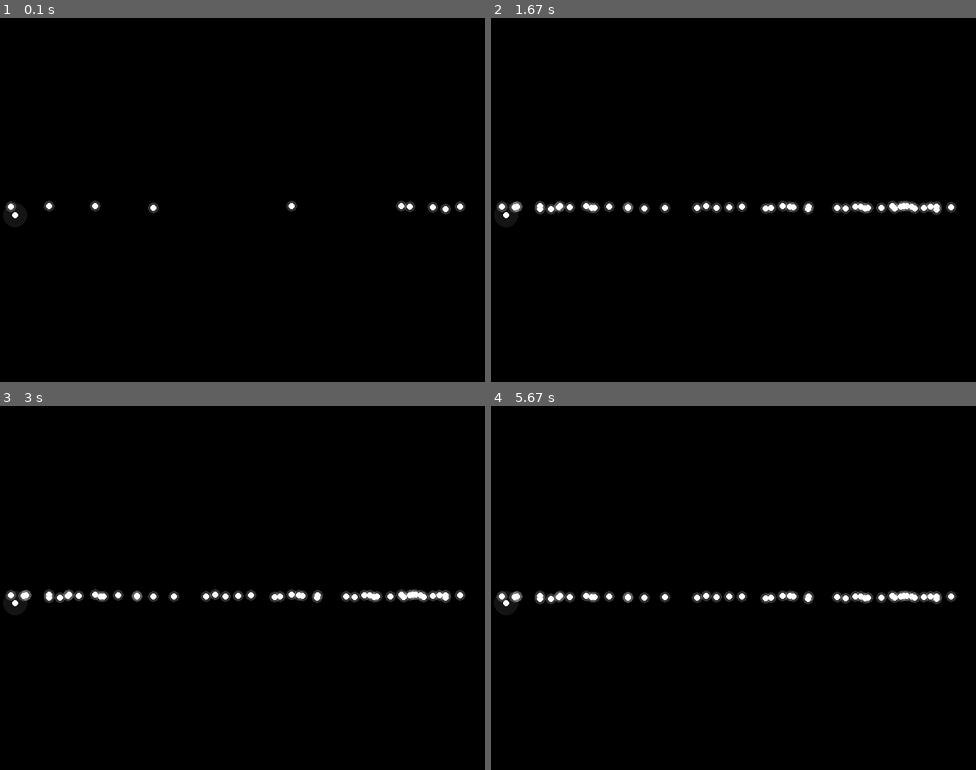
Above: before the commit, frames 1-4 (two rows, left to right).
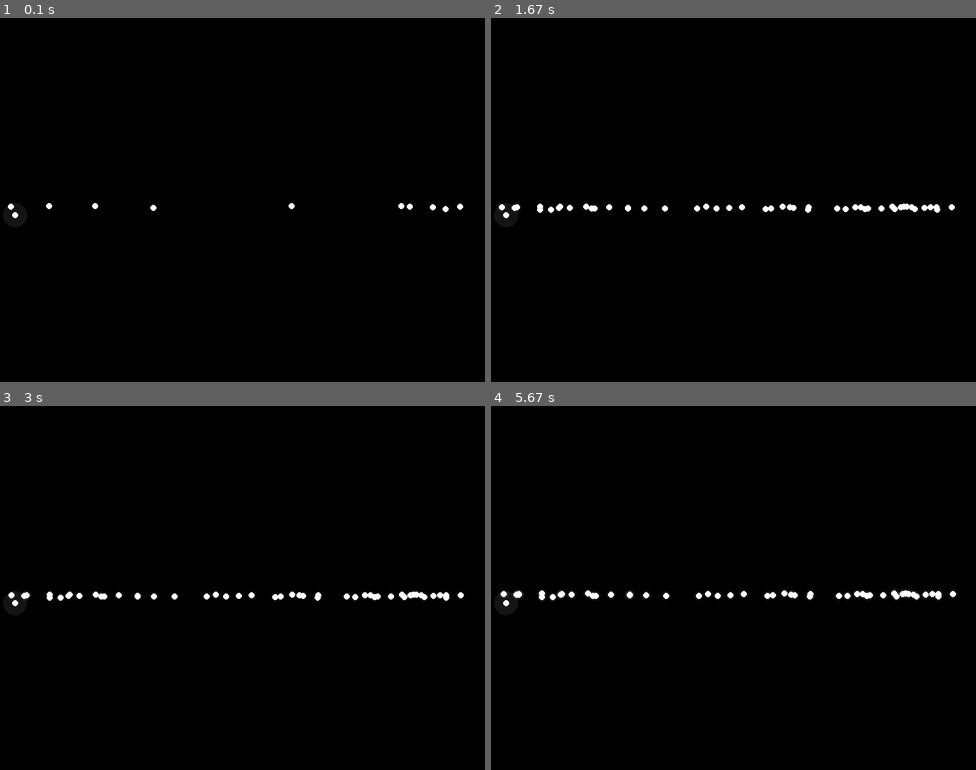
Above: after the commit, the same moments.

Repository: ztdnzunYT/Capstone-Project-2024
Game: pygame game, started from xzplore/glow effect.py
The game is run twice, just before and just after one commit, with the same random seed, the same clock (stepped at 60 frames per second) and the same inputs.
Inputs:
- Up to frame 1 (0.1 s): no input
- Up to frame 2 (1.67 s): no input
- Up to frame 3 (3 s): no input
- Up to frame 4 (5.67 s): no input

The runs differ from the first frame. In frame 1, 0.3% of the frame differs, in the area x 1-96%, y 50-54%; in frame 2, 1.2%; in frame 3, 1.2%; in frame 4, 1.5%, in the area x 1-96%, y 50-55%.

Commit message:
Add files via upload

Diff:
--- a/xzplore/glow effect.py
+++ b/xzplore/glow effect.py
@@ -12,27 +12,34 @@
 
 
 class Circle():
-    def __init__(self,position,size,color,circle_radius,transparency) :
-        self.position = position
+    def __init__(self,x,y,size,color,circle_radius,transparency) :
+        self.x = x
+        self.y = y
+        self.position = (x,y)
         self.surface = pygame.Surface((size,size),pygame.SRCALPHA)
         self.size = size
         self.center = (size/2,size/2)
         self.color = color
         self.circle_radius = circle_radius
-        self.glow_radius = circle_radius + 4
+        self.glow_radius = circle_radius + 3
         self.transparency = transparency
         self.time = 0
-        self.light_change = 0
 
-    def blink(self):
-        self.time +=.001
-        self.light_change = 10* math.sin(2*math.pi + 1 *self.time) + 300
-        return self.light_change
+    def float(self):
+        self.time +=.01
+        float_amount = 2* math.sin(2*math.pi + 1 *self.time) + 300
+        return float_amount
+
+    def twinkle(self):
+        transparency = round(abs(120 * math.sin(.1 * self.time/2)))
+        return transparency
 
     def draw(self):
-        pygame.draw.circle(self.surface,(*self.color,self.transparency),self.center,self.glow_radius)
+        pygame.draw.circle(self.surface,(*self.color,Circle.twinkle(self)),self.center,self.glow_radius)
         pygame.draw.circle(self.surface,self.color,self.center,self.circle_radius)
-        screen.blit(self.surface,(self.position[0],Circle.blink(self)))
+        screen.blit(self.surface,(self.x,Circle.float(self)))
+        self.x +=0.01
+
 
 
 
@@ -43,7 +50,7 @@
     surface = pygame.Surface((size,size), pygame.SRCALPHA)
     center = (size/2,size/2)
     alpha = int(20)
-    pygame.draw.circle(surface, (*(255,255,255), alpha), (center), 20 )
+    pygame.draw.circle(surface, (*(255,255,255), alpha), center, 20)
     pygame.draw.circle(surface, (255,255,255), center, 5)
     return surface
 
@@ -68,7 +75,7 @@
     screen.fill((0, 0, 0))
 
     if len(particles) < 50:
-        particles.append(Circle((random.randint(0,width),random.randint(0,height)),random.randint(20,30),(255,255,255),5,50))
+        particles.append(Circle(random.randint(0,width),random.randint(0,height),random.randint(20,30),(255,255,255),5,50))
 
     for particle in particles:
         particle.draw()
--- /dev/null
+++ b/xzplore/planet_creator.py
@@ -0,0 +1,129 @@
+import pygame
+import math
+import random
+import sys
+
+# Initialize Pygame
+pygame.init()
+clock = pygame.time.Clock()
+# Set up the display
+width = 800
+height = 600
+window = pygame.display.set_mode((width, height))
+pygame.display.set_caption("Basic Pygame Window")
+
+# Set a color
+background_color = (255, 255, 255)  # White
+
+time = 0
+val2 = 0
+val3 = 0
+x = 0
+y = 0
+radius = 150 + math.pi **2
+size  = 15
+
+
+
+class Particle():
+    def __init__(self,x,y,speed,size):
+        self.x = x
+        self.y = y
+        self.positon = (x,y)
+        self.x_max = self.x *-1
+        self.x_min = x
+        self.speed = speed
+        self.bg_speed = speed - speed/2
+        self.color1 = (93, 63, 211)
+        self.color2 = (207, 159, 255)
+        self.color3 = (145, 95, 109)
+        self.colors = [self.color1,self.color2,self.color3]
+        self.color = random.choice(self.colors)
+        self.size = size
+        self.life_time = 0
+        self.direction = 0
+
+
+    def draw(self):
+        pygame.draw.circle(window,self.color,(self.x+width/2,self.y+height/2),self.size)
+
+    def update(self):
+
+        key = pygame.key.get_pressed()
+        if key[pygame.K_SPACE]:
+            self.size+=0.5
+        #else:
+            #if self.size >2:
+                #self.size -=0.1
+
+        if self.direction == 0:
+            self.color = (160, 130, 170)
+            self.x += self.speed
+        elif self.direction == -1:
+            self.color = (255, 95, 109)
+            self.x -= self.bg_speed
+            if self.x < self.x_min:
+                self.direction = 0
+
+        if self.x == self.x_max:
+            particles.insert(len(particles)-1,part)
+
+        if self.x > self.x_max:
+
+            #self.x = self.positon[0]
+            self.direction = -1
+
+        self.life_time += 0.05
+        self.y += .1 * math.sin(self.life_time)
+
+
+particles = []
+
+surf = pygame.transform.smoothscale(pygame.image.load("assets/desert_planet.png").convert_alpha(),(300,300))
+rect = surf.get_rect(center=(width/2,height/2))
+
+# Main loop
+running = True
+while running:
+    for event in pygame.event.get():
+        if event.type == pygame.QUIT:
+            running = False
+
+    window.fill((0,0,0))
+
+    time +=1
+    val3 += 0.01
+
+    x = radius * math.sin(time)
+    y = radius * math.cos(time)
+    up = 30 * math.sin(val3)
+
+    #print(round(x),round(y))
+    #pygame.draw.circle(window,(255,255,255),(300,300),60,1)
+    #pygame.draw.circle(window,(255,0,0),(x+300,y+300),size)
+    #pygame.draw.circle(window,(0,0,255),(x+300,300),size)
+    #pygame.draw.circle(window,(0,255,0),(300,up+300),15)
+
+
+    #print( (pygame.mouse.get_pos()[0] - width/2)/100 , (pygame.mouse.get_pos()[1] - height/3 )/100)
+
+
+    window.blit(surf,rect)
+    if len(particles) < 5000:
+        if x < 0:
+            particles.append(Particle(x ,y,random.uniform(0,.3),random.uniform(1,2)))
+
+    for part in particles:
+        part.draw()
+        part.update()
+
+    # Fill the background
+
+
+    # Update the display
+    pygame.display.flip()
+    clock.tick(120)
+
+# Quit Pygame
+pygame.quit()
+sys.exit()
--- a/xzplore/test.py
+++ b/xzplore/test.py
@@ -1,119 +1,26 @@
-import pygame
-import math
-import random
-import sys
 
-# Initialize Pygame
-pygame.init()
-clock = pygame.time.Clock()
-# Set up the display
-width = 800
-height = 600
-window = pygame.display.set_mode((width, height))
-pygame.display.set_caption("Basic Pygame Window")
+nums =[
+0x00000000, 0x00000000, 0x00000000, 0x00000000, 0x00000000, 0x00000000, 0x00000000, 0x00000000, 0x00000000, 0x00000000, 0x00000000, 0x00000000, 0x00000000, 0x00000000, 0x00000000, 0x00000000, 0x00000000, 0x00000000, 0x00000000, 0x00000000,
+0x00000000, 0x00000000, 0x00000000, 0x00000000, 0x00000000, 0x00000000, 0x00000000, 0x00000000, 0x00000000, 0x00000000, 0x00000000, 0x00000000, 0x00000000, 0x00000000, 0x00000000, 0x00000000, 0x00000000, 0x00000000, 0x00000000, 0x00000000,
+0x00000000, 0x00000000, 0x00000000, 0x00000000, 0x00000000, 0x00000000, 0x00000000, 0x00000000, 0x00000000, 0x00000000, 0x00000000, 0x00000000, 0x00000000, 0x00000000, 0x00000000, 0x00000000, 0x00000000, 0x00000000, 0x00000000, 0x00000000,
+0x00000000, 0x00000000, 0x00000000, 0x00000000, 0x00000000, 0x00000000, 0x00000000, 0xffd0cccd, 0xffd0cccd, 0xffd0cccd, 0xffb81c4f, 0xffb81c4f, 0xffff4b85, 0x00000000, 0x00000000, 0x00000000, 0x00000000, 0x00000000, 0x00000000, 0x00000000,
+0x00000000, 0x00000000, 0x00000000, 0x00000000, 0x00000000, 0x00000000, 0xffd0cccd, 0xffd0cccd, 0xffd44171, 0xffb81c4f, 0xffb81c4f, 0xffff4b85, 0xffff4b85, 0xffff4b85, 0x00000000, 0x00000000, 0x00000000, 0x00000000, 0x00000000, 0x00000000,
+0x00000000, 0x00000000, 0x00000000, 0x00000000, 0x00000000, 0xffb81c4f, 0xffb81c4f, 0xffb81c4f, 0xffb81c4f, 0xffff4b85, 0xffff4b85, 0xffd44171, 0xffd44171, 0xffff4b85, 0xffff4b85, 0x00000000, 0x00000000, 0x00000000, 0x00000000, 0x00000000,
+0x00000000, 0x00000000, 0x00000000, 0x00000000, 0xffff4b85, 0xffb81c4f, 0xffb81c4f, 0xffff4b85, 0xffd44171, 0xffd44171, 0xffd44171, 0xffd44171, 0xffd44171, 0xffd44171, 0xffd44171, 0xffd44171, 0x00000000, 0x00000000, 0x00000000, 0x00000000,
+0x00000000, 0x00000000, 0x00000000, 0xffff4b85, 0xffff4b85, 0xffff4b85, 0xffff4b85, 0xffd44171, 0xffd44171, 0xffff4b85, 0xffff4b85, 0xffff4b85, 0xffff4b85, 0xffff4b85, 0xffb81c4f, 0xffd44171, 0xffd44171, 0x00000000, 0x00000000, 0x00000000,
+0x00000000, 0x00000000, 0x00000000, 0xffff4b85, 0xffd44171, 0xffd44171, 0xffd44171, 0xffd44171, 0xffff4b85, 0xffff4b85, 0xffb81c4f, 0xffb81c4f, 0xffff4b85, 0xffb81c4f, 0xffb81c4f, 0xffd44171, 0xffd44171, 0x00000000, 0x00000000, 0x00000000,
+0x00000000, 0x00000000, 0x00000000, 0xffff4b85, 0xffd44171, 0xffd44171, 0xffd44171, 0xffff4b85, 0xffb81c4f, 0xffb81c4f, 0xffb81c4f, 0xffb81c4f, 0xffb81c4f, 0xffb81c4f, 0xffff4b85, 0xffd44171, 0xffd44171, 0x00000000, 0x00000000, 0x00000000,
+0x00000000, 0x00000000, 0x00000000, 0xffb81c4f, 0xffff4b85, 0xffff4b85, 0xffd44171, 0xffff4b85, 0xffb81c4f, 0xffb81c4f, 0xffd0cccd, 0xffd0cccd, 0xffb81c4f, 0xffb81c4f, 0xffd44171, 0xffd44171, 0xffff4b85, 0x00000000, 0x00000000, 0x00000000,
+0x00000000, 0x00000000, 0x00000000, 0xffb81c4f, 0xffb81c4f, 0xffff4b85, 0xffff4b85, 0xffff4b85, 0xffb81c4f, 0xffd0cccd, 0xffd0cccd, 0xffb81c4f, 0xffb81c4f, 0xffff4b85, 0xffd44171, 0xffff4b85, 0xffff4b85, 0x00000000, 0x00000000, 0x00000000,
+0x00000000, 0x00000000, 0x00000000, 0xffd0cccd, 0xffd0cccd, 0xffff4b85, 0xffb81c4f, 0xffb81c4f, 0xffb81c4f, 0xffb81c4f, 0xffb81c4f, 0xffb81c4f, 0xffb81c4f, 0xffd44171, 0xffd44171, 0xffb81c4f, 0xffb81c4f, 0x00000000, 0x00000000, 0x00000000,
+0x00000000, 0x00000000, 0x00000000, 0x00000000, 0xffd0cccd, 0xffb81c4f, 0xffb81c4f, 0xffb81c4f, 0xffb81c4f, 0xffb81c4f, 0xffff4b85, 0xffb81c4f, 0xffff4b85, 0xffff4b85, 0xffb81c4f, 0xffb81c4f, 0x00000000, 0x00000000, 0x00000000, 0x00000000,
+0x00000000, 0x00000000, 0x00000000, 0x00000000, 0x00000000, 0xffb81c4f, 0xffb81c4f, 0xffb81c4f, 0xffff4b85, 0xffff4b85, 0xffd44171, 0xffd44171, 0xffff4b85, 0xffb81c4f, 0xffb81c4f, 0x00000000, 0x00000000, 0x00000000, 0x00000000, 0x00000000,
+0x00000000, 0x00000000, 0x00000000, 0x00000000, 0x00000000, 0x00000000, 0xffb81c4f, 0xffb81c4f, 0xffb81c4f, 0xffb81c4f, 0xffb81c4f, 0xffb81c4f, 0xffd0cccd, 0xffd0cccd, 0x00000000, 0x00000000, 0x00000000, 0x00000000, 0x00000000, 0x00000000,
+0x00000000, 0x00000000, 0x00000000, 0x00000000, 0x00000000, 0x00000000, 0x00000000, 0xffb81c4f, 0xffb81c4f, 0xffb81c4f, 0xffd0cccd, 0xffd0cccd, 0xffd0cccd, 0x00000000, 0x00000000, 0x00000000, 0x00000000, 0x00000000, 0x00000000, 0x00000000,
+0x00000000, 0x00000000, 0x00000000, 0x00000000, 0x00000000, 0x00000000, 0x00000000, 0x00000000, 0x00000000, 0x00000000, 0x00000000, 0x00000000, 0x00000000, 0x00000000, 0x00000000, 0x00000000, 0x00000000, 0x00000000, 0x00000000, 0x00000000,
+0x00000000, 0x00000000, 0x00000000, 0x00000000, 0x00000000, 0x00000000, 0x00000000, 0x00000000, 0x00000000, 0x00000000, 0x00000000, 0x00000000, 0x00000000, 0x00000000, 0x00000000, 0x00000000, 0x00000000, 0x00000000, 0x00000000, 0x00000000,
+0x00000000, 0x00000000, 0x00000000, 0x00000000, 0x00000000, 0x00000000, 0x00000000, 0x00000000, 0x00000000, 0x00000000, 0x00000000, 0x00000000, 0x00000000, 0x00000000, 0x00000000, 0x00000000, 0x00000000, 0x00000000, 0x00000000, 0x00000000
+]
 
-# Set a color
-background_color = (255, 255, 255)  # White
-
-time = 0
-val2 = 0
-val3 = 0
-x = 0
-y = 0
-radius = 220 + math.pi **2
-size  = 15
-
-
-
-class Particle():
-    def __init__(self,x,y,speed,size):
-        self.x = x
-        self.y = y
-        self.positon = (x,y)
-        self.x_max = self.x *-1
-        self.x_min = x
-        self.speed = speed
-        self.color1 = (93, 63, 211)
-        self.color2 = (207, 159, 255)
-        self.color3 = (145, 95, 109)
-        self.colors = [self.color1,self.color2,self.color3]
-        self.color = random.choice(self.colors)
-        self.size = size
-        self.life_time = 0
-        self.direction = 0
-
-
-    def draw(self):
-        pygame.draw.circle(window,self.color,(self.x+width/2,self.y+height/2),self.size)
-
-    def update(self):
-
-        if self.direction == 0:
-            self.color = (160, 130, 170)
-            self.x += self.speed
-
-        elif self.direction == -1:
-            self.color = (145, 95, 109)
-            self.x -= 0.5
-            if self.x < self.x_min:
-                self.direction = 0
-
-        if self.x > self.x_max:
-            #self.x = self.positon[0]
-            self.direction = -1
-
-        self.life_time += 0.05
-        self.y += .2 * math.sin(self.life_time)
-
-
-
-
-particles = []
-
-# Main loop
-running = True
-while running:
-    for event in pygame.event.get():
-        if event.type == pygame.QUIT:
-            running = False
-
-    window.fill((0,0,0))
-
-    time +=1
-    val3 += 0.01
-
-    x = radius * math.sin(time)
-    y = radius * math.cos(time)
-    up = 30 * math.sin(val3)
-
-    #print(round(x),round(y))
-    #pygame.draw.circle(window,(255,255,255),(300,300),60,1)
-    #pygame.draw.circle(window,(255,0,0),(x+300,y+300),size)
-    #pygame.draw.circle(window,(0,0,255),(x+300,300),size)
-    #pygame.draw.circle(window,(0,255,0),(300,up+300),15)
-
-    print( (pygame.mouse.get_pos()[0] - width/2)/100 , (pygame.mouse.get_pos()[1] - height/3 )/100)
-
-    if len(particles) < 5000:
-        if x < 0:
-            particles.append(Particle(x ,y,random.uniform(0,1),random.uniform(1,2.5)))
-
-    for part in particles:
-        part.draw()
-        part.update()
-
-
-
-
-
-
-    # Fill the background
-
-
-    # Update the display
-    pygame.display.flip()
-    clock.tick(60)
-
-# Quit Pygame
-pygame.quit()
-sys.exit()
+for num in nums:
+    print(num)
--- a/xzplore/xzplore.py
+++ b/xzplore/xzplore.py
@@ -273,6 +273,7 @@
             self.y = (SCREEN_HEIGHT + respawn_dis)
 
 class Projectile():
+    projectile_delay = 100
     def __init__(self,position,size,speed,spread,color,transparency):
         self.x = position[0] - size/2
         self.y = position[1] - size/2
@@ -307,10 +308,27 @@
         self.y += (self.dir[1] + self.spread) * self.speed
 
 
-
-
-
-
+class Parasite():
+    def __init__(self,x,y,image,size,speed):
+        self.x = x
+        self.y = y
+        self.position = (self.x,self,y)
+        self.image = image
+        self.surface = pygame.transform.smoothscale(pygame.image.load(self.image).convert_alpha(),(size,size))
+        self.rect = self.surface.get_rect(center=(100,100))
+        self.dir = (0,0)
+        self.size = size
+        self.speed = speed
+
+    def update(self):
+        dx = spaceship.position[0] - self.x
+        dy = spaceship.position[1] - self.y
+        dir = math.hypot(dx,dy)
+        dx /= dir
+        dy /= dir
+        self.x += dx * .7
+        self.y += dy * .7
+        screen.blit(self.surface,(self.x,self.y))
 
 
 '''
@@ -339,7 +357,8 @@
 smoke_particles = []
 foreground_stars = []
 background_stars = []
-projectile_delay = 100
+parasites = []
+
 while True:
 
     screen.fill(BLACK)
@@ -375,13 +394,13 @@
         if particle.size <=0 or particle.lifetime <= 0:
             smoke_particles.remove(particle)
 
-    projectile_delay +=1
-
-    if projectile_delay > 40:
+    Projectile.projectile_delay +=1
+
+    if Projectile.projectile_delay > 30:
         if pygame.mouse.get_pressed()[2]:
             for i in range(2):
-                projectiles.append(Projectile(spaceship.position,25,4,random.uniform(-.02,.02),(255,231,0),100))
-            projectile_delay = 0
+                projectiles.append(Projectile(spaceship.position,25,4,random.uniform(-.03,.03),(255,231,0),100))
+            Projectile.projectile_delay = 0
 
 
     for projectile in projectiles[:]:
@@ -392,9 +411,17 @@
         elif projectile.y > SCREEN_HEIGHT +30 or projectile.y < -30:
             projectiles.remove(projectile)
 
+
     spaceship.update()
     spaceship.point_towards(mouse_pos)
     spaceship.move(mouse_pos)
+
+    if len(parasites) < 2:
+        parasites.append(Parasite(200,200,"assets/parasite1.png",20,2))
+
+    for parasite in parasites:
+        parasite.update()
+
 
     if len(foreground_stars) < 150:
         foreground_stars.append(Star(random.randint(-25,SCREEN_WIDTH),random.randint(-25,SCREEN_HEIGHT),25,random.uniform(0,4),120,random.uniform(5,15)/10,random.uniform(-.002,.002)))
Binary file added: xzplore/assets/desert_planet.png
Binary file added: xzplore/assets/parasite1.png
